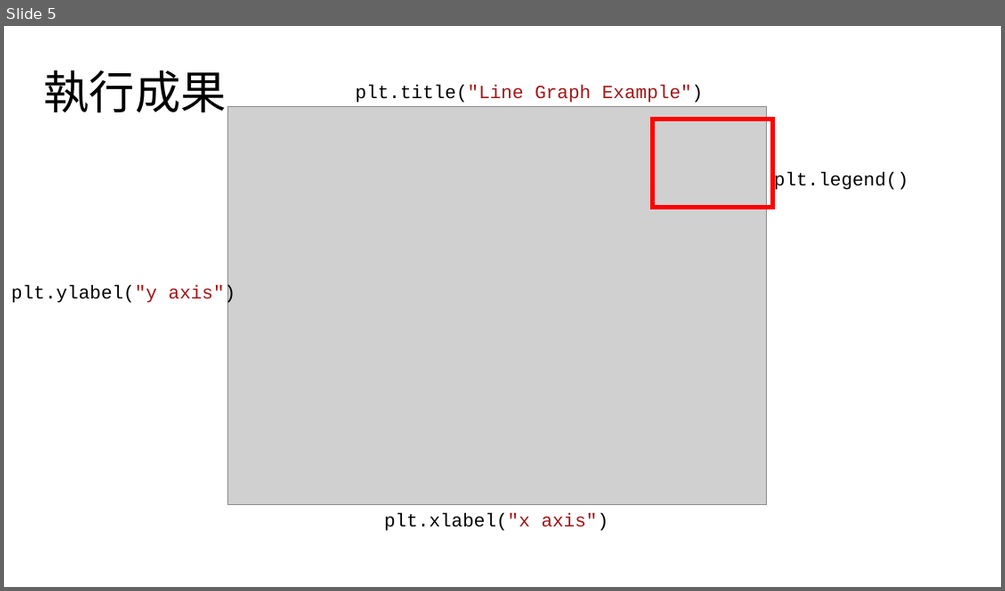
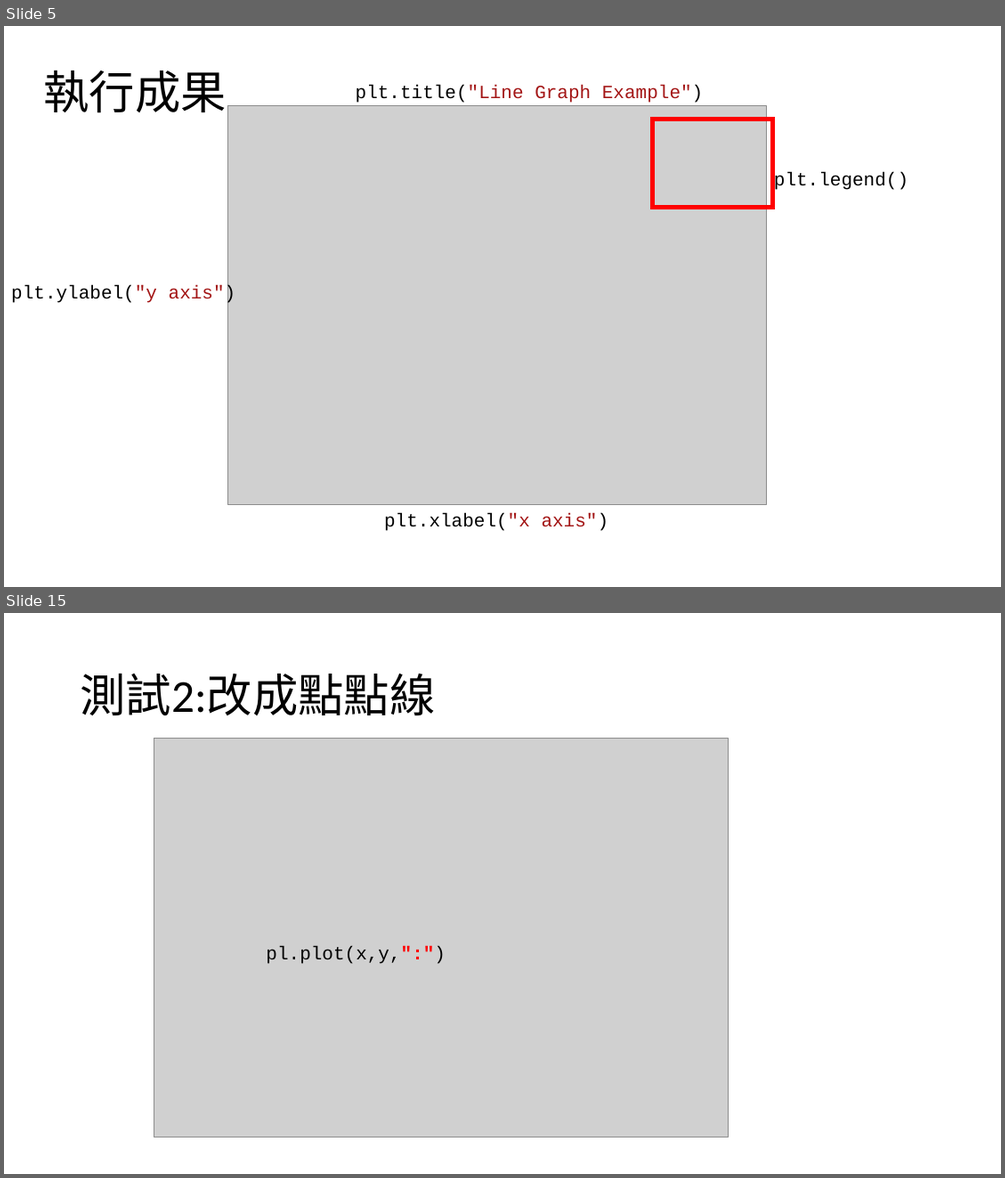
Before and after one commit to jon890613/Matplotlib, a slide deck: 簡報2.pptx. Shown one above the other, each under a label of ours: slide 5 before the commit, slides 5 and 15 after it; the slides between them are not shown. The pictures are 1005x591 and 1005x1178 pixels, drawn with LibreOffice and Linux fonts; fonts in the diff are those of the drawing; grey boxes stand for pictures. Boxes give left, top, right and bottom in pixels: in the first picture for what was removed or moved away, otherwise in the second. Text is boxed around its words. In the diff, an @@ line names an element or a change of style, - is before the commit and + after.

```diff
--- a/簡報2.pptx
+++ b/簡報2.pptx
@@ slide 15 added at (x1=4, y1=613, x2=1001, y2=1174), background #FFFFFF @@
@@ title added at (x1=80, y1=674, x2=435, y2=715), 44 pt, text #000000 @@
+測試2:改成點點線
@@ picture added at (x1=154, y1=738, x2=728, y2=1136) @@
@@ text added at (x1=266, y1=946, x2=445, y2=964), 18 pt, text #000000 @@
+pl.plot(x,y,":")
```
Also in this commit, not shown: 2 slides changed, 16 other slides added, 1 slide removed.
